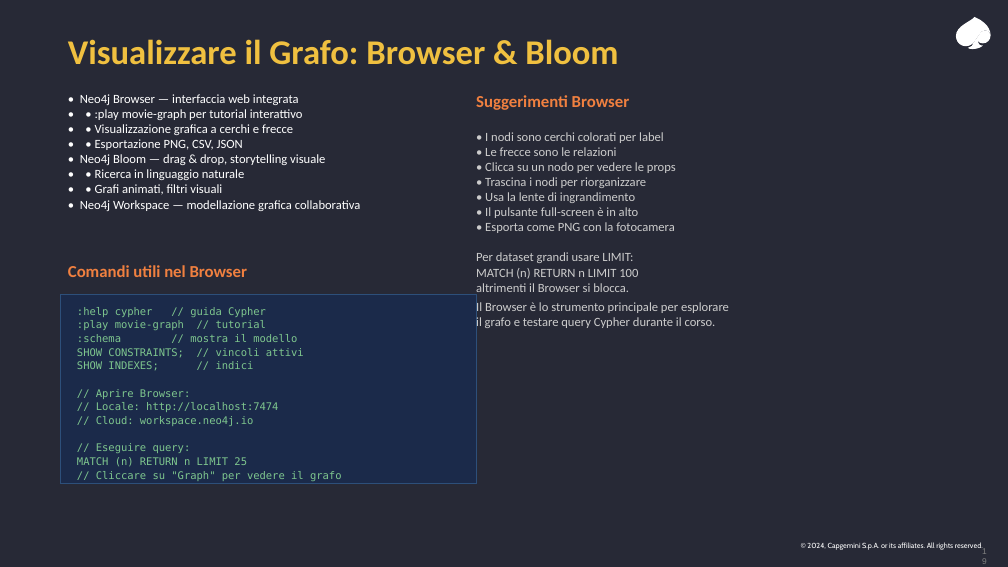
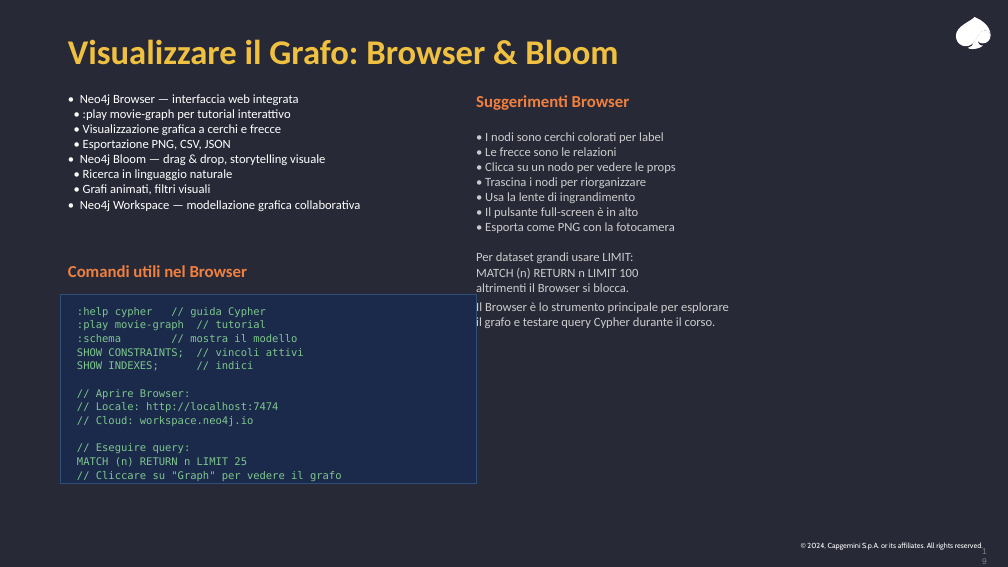
Before and after one commit to leobcc/neo4j-training-course-material, a slide deck: slide 19 of slides/session-01/session-01.pptx. Drawn at 1008x567 pixels with LibreOffice and Linux fonts; fonts in the diff are those of the drawing. Boxes give left, top, right and bottom in pixels: in the first picture for what was removed or moved away, otherwise in the second. Text is boxed around its words. In the diff, an @@ line names an element or a change of style, - is before the commit and + after.

```diff
--- a/slides/session-01/session-01.pptx
+++ b/slides/session-01/session-01.pptx
@@ text at <box>83,109,291,150</box>: text changed @@
-• • :play movie-graph per tutorial interattivo
-• • Visualizzazione grafica a cerchi e frecce
-• • Esportazione PNG, CSV, JSON
+• :play movie-graph per tutorial interattivo
+• Visualizzazione grafica a cerchi e frecce
+• Esportazione PNG, CSV, JSON
@@ text at <box>83,169,233,195</box>: text changed @@
-• • Ricerca in linguaggio naturale
-• • Grafi animati, filtri visuali
+• Ricerca in linguaggio naturale
+• Grafi animati, filtri visuali
```
Also in this commit, not shown: 10 other slides changed.
